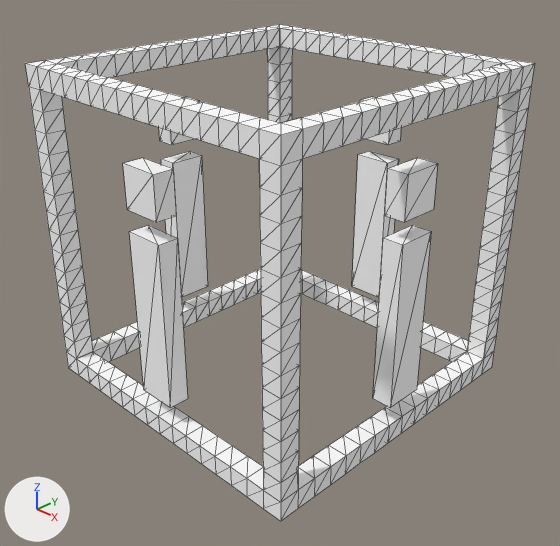
The Blender file resources_src/MLBase/ml_blockbase.blend as it was, and as the next commit left it.
Rendered twice from a 50 mm camera at (1.739, -0.744, 1.237) aimed at (0.533, 0.467, 0.399). The lights are fixed; the arrows at lower left show +X, +Y and +Z. Mesh edges are drawn as thin lines.

Names of what the first picture shows: 'ml_blockbase.001'.
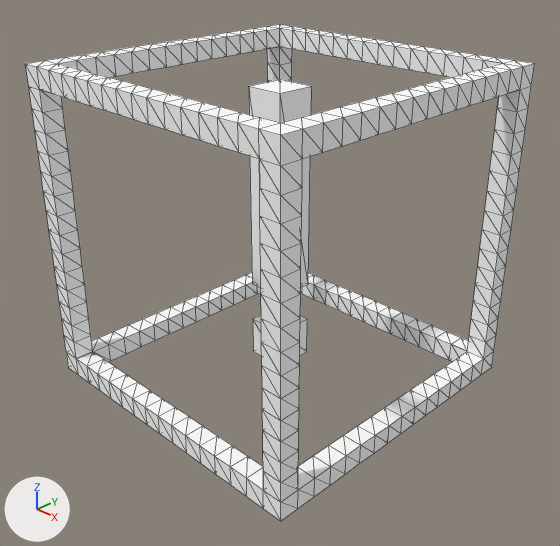
The newer file is also turned or shifted as a whole; pictures and numbers use the older file's frame.

The edits, one by one:
me_ml_blockbase_001 is used by ob_ml_blockbase_001; location (0.5, 0.5, 0.5); rotation (3.142, 0.0, 1.571), in degrees (180, 0, 90); scale (0.05, 0.05, 0.05).
me_ml_blockbase_001 had 1608 vertices, 1488 faces and spanned x -8.0..8.0, y -8.0..8.0, z -7.9..8.1.
me_ml_blockbase_001 now has 1464 vertices, 1416 faces and spans x -8.0..8.0, y -8.0..8.0, z -7.9..8.1.
me_ml_blockbase_001 part 1: 48 loose pieces with 192 vertices, spanning x -8.0..8.0, y -8.0..8.0, z -4.9..6.1, are deleted.
me_ml_blockbase_001 part 2: 48 vertices added at x -1.0..1.0, y -1.0..1.0, z -6.9..7.1.

Location of each change, (x1, y1, x2, y2) in pixels of the pictures (560 x 546 px):
part 1 of me_ml_blockbase_001, deleted
    before: (123, 97, 438, 408)
part 2 of me_ml_blockbase_001, added
    after: (249, 79, 312, 356)
